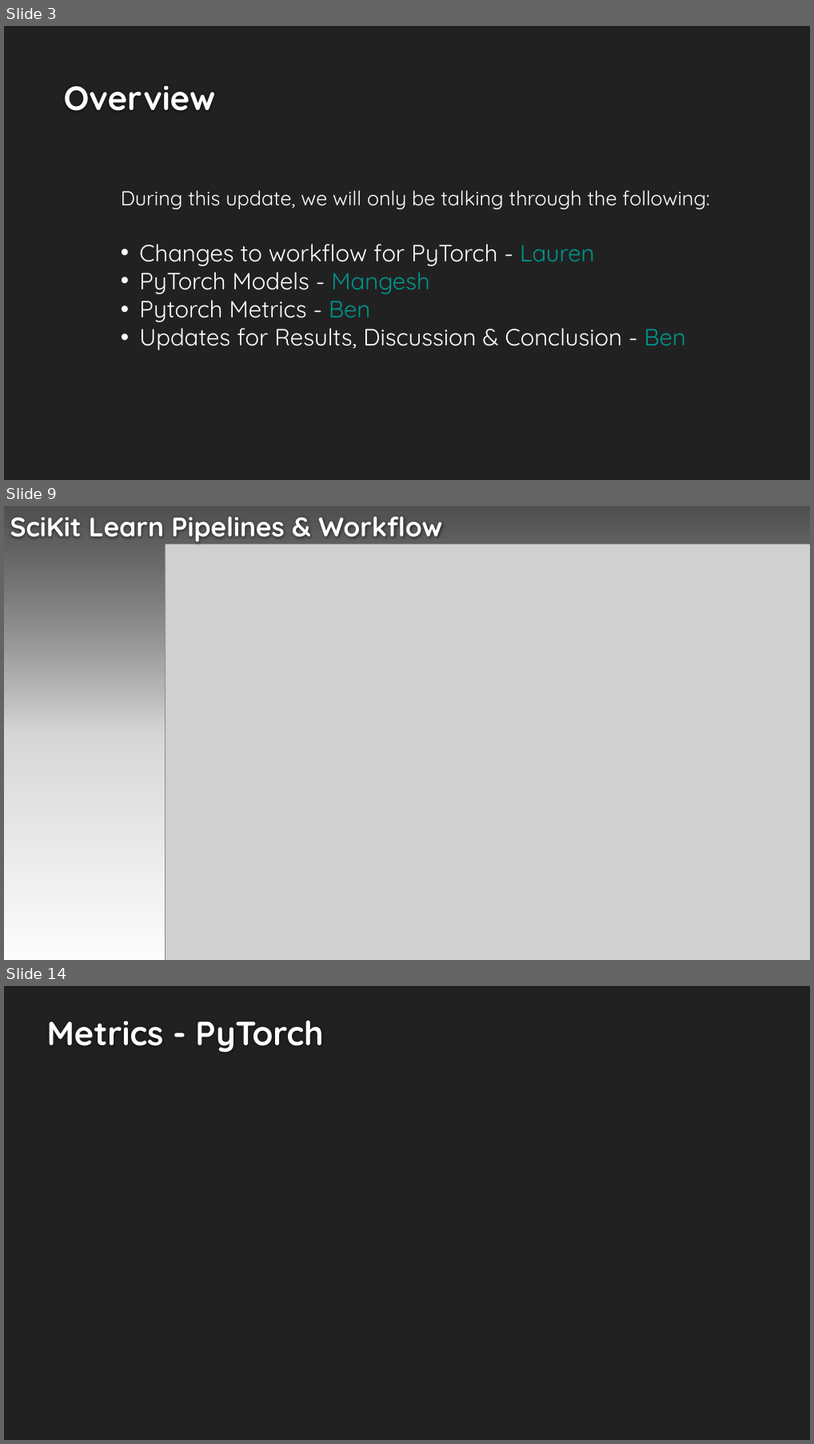
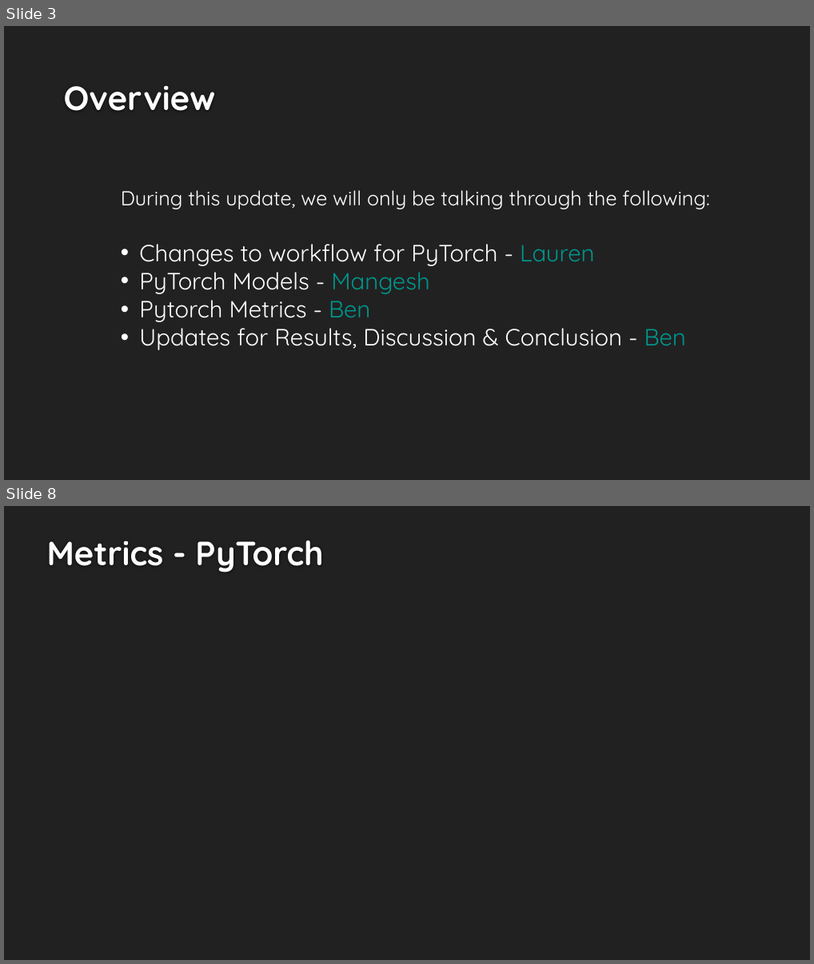
Before and after one commit to LaurenMadar/AML-finalgroup2, a slide deck: other/Group2_Phase2.pptx. Shown one above the other, each under a label of ours: slides 3, 9 and 14 before the commit, slides 3 and 8 after it; the slides between them are not shown. The pictures are 814x1444 and 814x964 pixels, drawn with LibreOffice and Linux fonts; fonts in the diff are those of the drawing; grey boxes stand for pictures; background and template pictures are left out. Boxes give left, top, right and bottom in pixels: in the first picture for what was removed or moved away, otherwise in the second. Text is boxed around its words. In the diff, an @@ line names an element or a change of style, - is before the commit and + after.

```diff
--- a/other/Group2_Phase2.pptx
+++ b/other/Group2_Phase2.pptx
@@ slide 9 removed at (4,506,810,960), background #212121 @@
@@ rectangle removed at (4,506,810,960) @@
@@ title removed at (10,516,442,544) @@
-SciKit Learn Pipelines & Workflow
@@ picture removed at (165,544,810,960) @@
@@ what was slide 14 is now slide 8 @@
```
Also in this commit, not shown: 5 slides changed, 1 slide added, 6 other slides removed, 2 other files.
